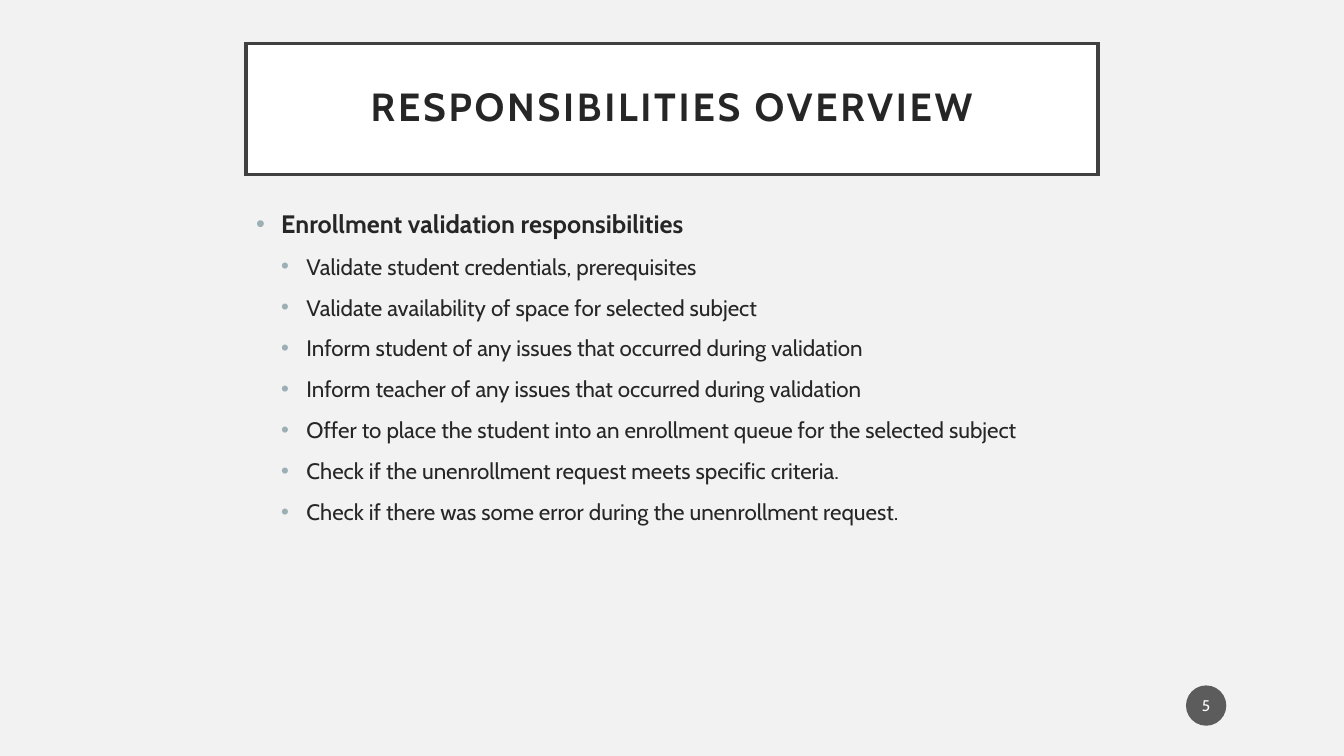
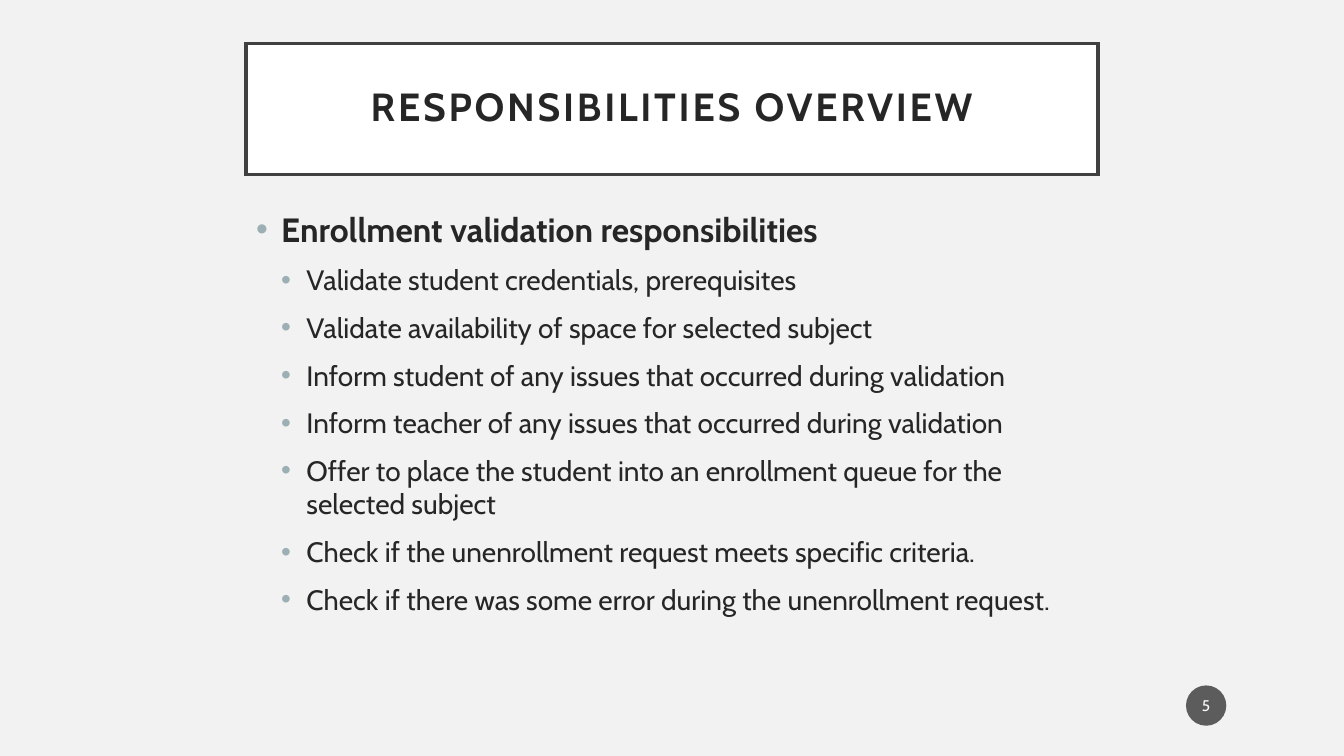
Before and after one commit to XMON3R/ArchitekturyENR1, a slide deck: slide 5 of ENR1 – Enrollment system.pptx. Drawn at 1344x756 pixels with LibreOffice and Linux fonts; fonts in the diff are those of the drawing. Boxes give left, top, right and bottom in pixels: in the first picture for what was removed or moved away, otherwise in the second. Text is boxed around its words. In the diff, an @@ line names an element or a change of style, - is before the commit and + after.

Commit message:
larger feature text

```diff
--- a/ENR1 – Enrollment system.pptx
+++ b/ENR1 – Enrollment system.pptx
@@ text "Enrollment validation responsibilities" at (281,216,1049,616): size 18 to 24 pt in "Enrollment validation responsibilities"; size 16 to 20 pt @@
```
Also in this commit, not shown: 4 other slides changed.
